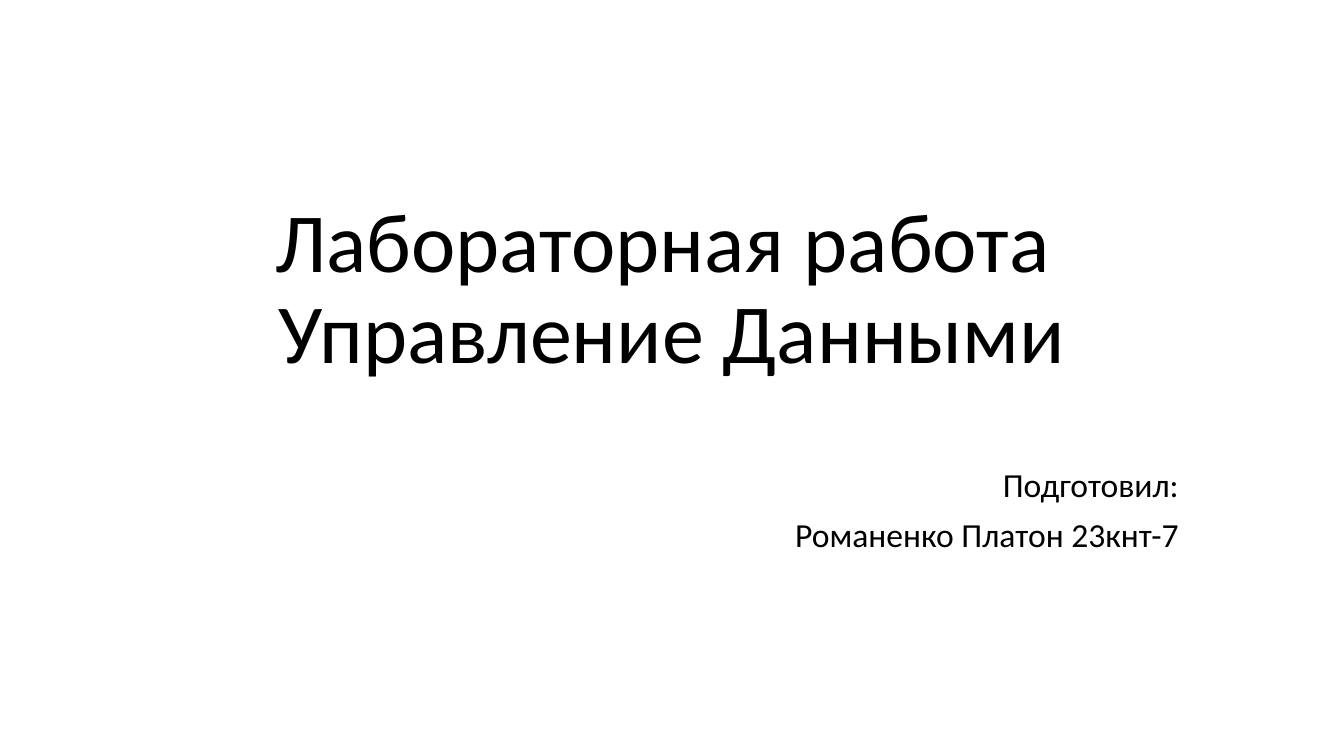
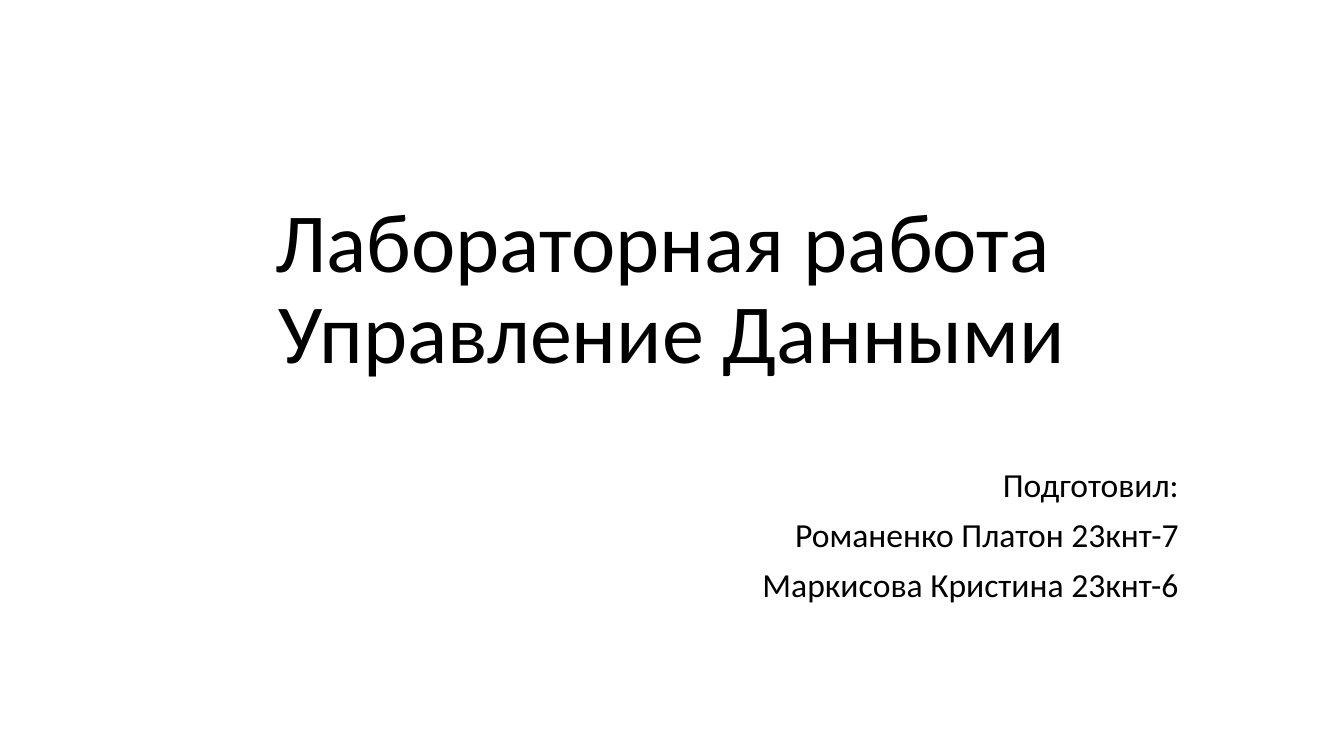
Before and after one commit to planktron22/YD_lab, a slide deck: slide 1 of Лабораторная работа.pptx. Drawn at 1344x756 pixels with LibreOffice and Linux fonts; fonts in the diff are those of the drawing. Boxes give left, top, right and bottom in pixels: in the first picture for what was removed or moved away, otherwise in the second. Text is boxed around its words. In the diff, an @@ line names an element or a change of style, - is before the commit and + after.

```diff
--- a/Лабораторная работа.pptx
+++ b/Лабораторная работа.pptx
@@ subtitle at box(762, 574, 1178, 603): paragraph added @@
+Маркисова Кристина 23кнт-6
```
